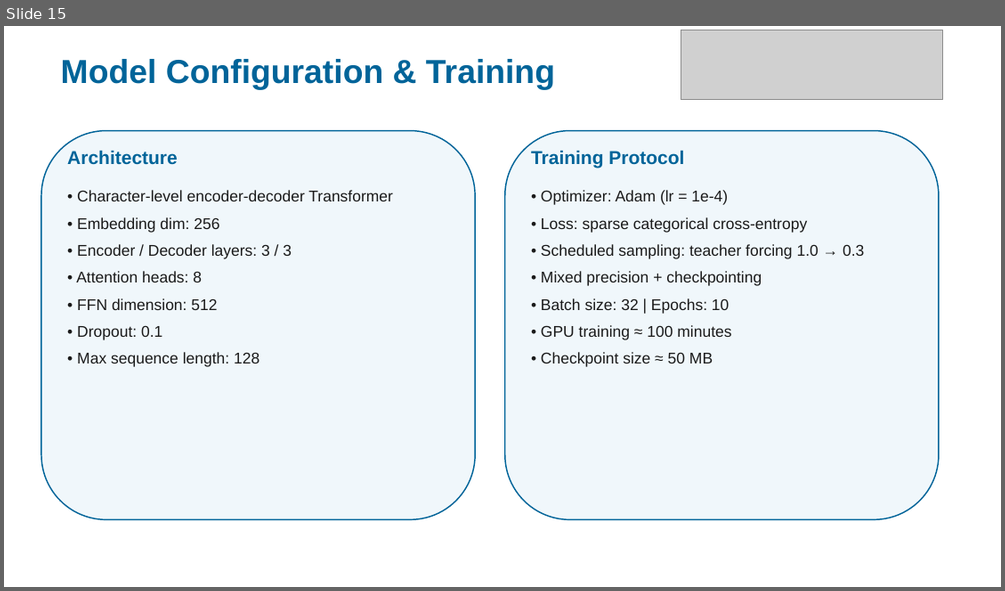
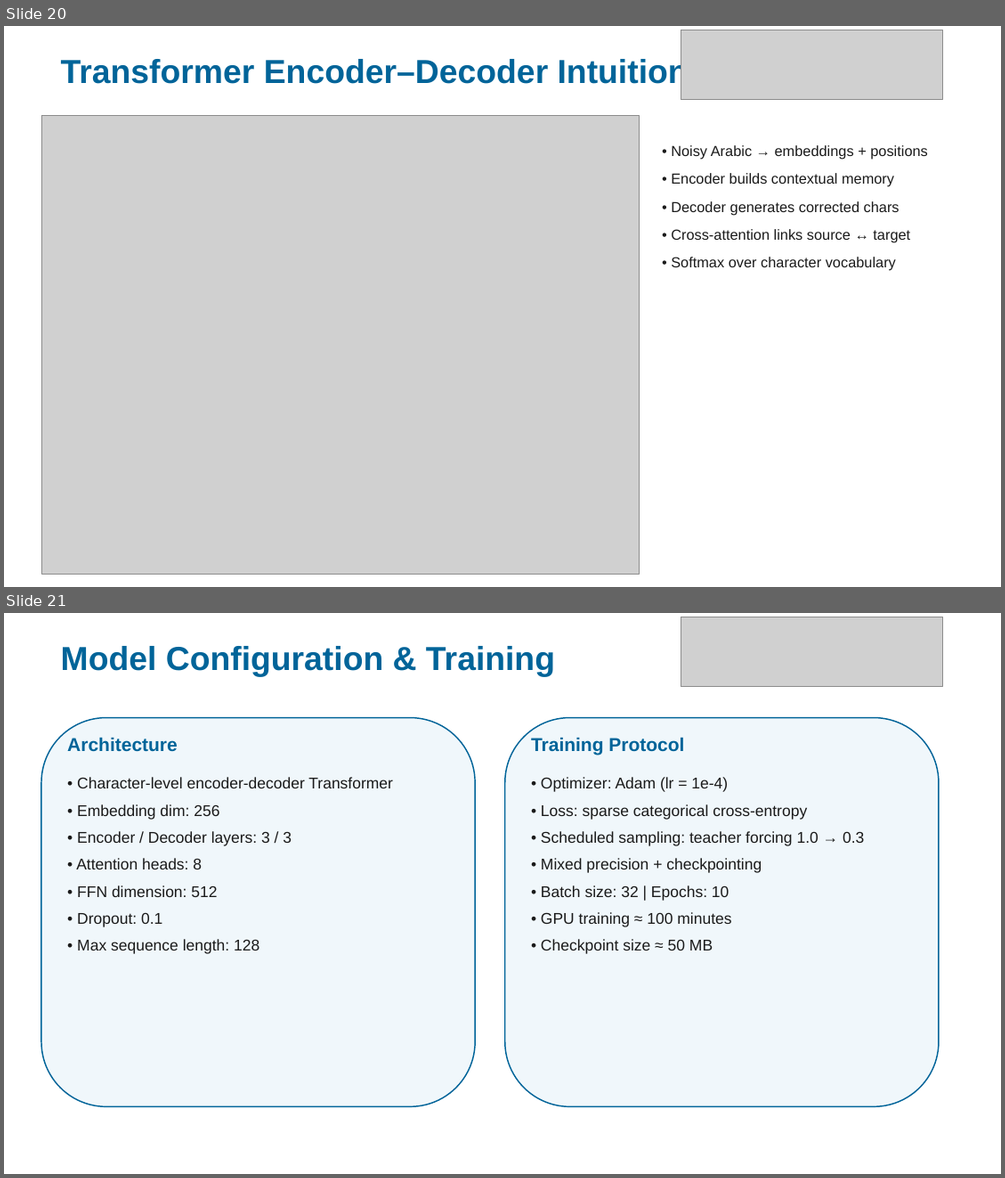
Before and after one commit to MON3EMPASHA/Arabic-Noisy-Text-Correction-using-Transformers---NLP-, a slide deck: Paper Discussion/Arabic_Text_Correction_Presentation.pptx. Shown one above the other, each under a label of ours: slide 15 before the commit, slides 20 and 21 after it. The pictures are 1005x591 and 1005x1178 pixels, drawn with LibreOffice and Linux fonts; fonts in the diff are those of the drawing; grey boxes stand for pictures. Boxes give left, top, right and bottom in pixels: in the first picture for what was removed or moved away, otherwise in the second. Text is boxed around its words. In the diff, an @@ line names an element or a change of style, - is before the commit and + after.

Commit message:
Add script to generate additional presentation visuals for related work and results
- Implemented functions to create various visualizations including timelines, comparison charts, research gaps, and evaluation protocols.
- Utilized matplotlib for plotting and saving figures in PNG format.
- Created a structured approach to visually represent the evolution of Arabic text correction research and the contributions of this work.

```diff
--- a/Paper Discussion/Arabic_Text_Correction_Presentation.pptx
+++ b/Paper Discussion/Arabic_Text_Correction_Presentation.pptx
@@ slide 20 added at [4,26,1001,587], background #FFFFFF @@
@@ picture added at [680,30,942,99] @@
@@ text added at [61,57,688,90], 32 pt, text #006499, bold @@
+Transformer Encoder–Decoder Intuition
@@ picture added at [41,116,639,573] @@
@@ text added at [671,145,928,271], 14 pt, text #1A1A1A @@
+• Noisy Arabic → embeddings + positions
+• Encoder builds contextual memory
+• Decoder generates corrected chars
+• Cross-attention links source ↔ target
+• Softmax over character vocabulary
@@ what was slide 15 is now slide 21 @@
```
Also in this commit, not shown: 6 slides changed, 11 other slides added, 3 slides removed, 13 other files.
